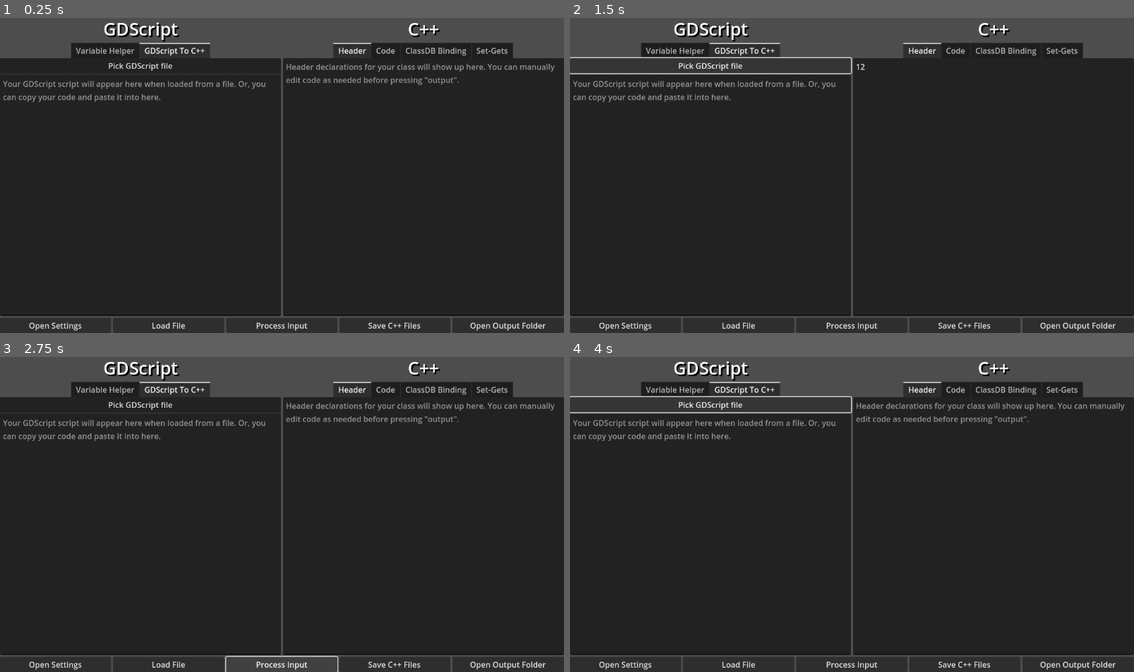
Above: before the commit, frames 1-4 (two rows, left to right).
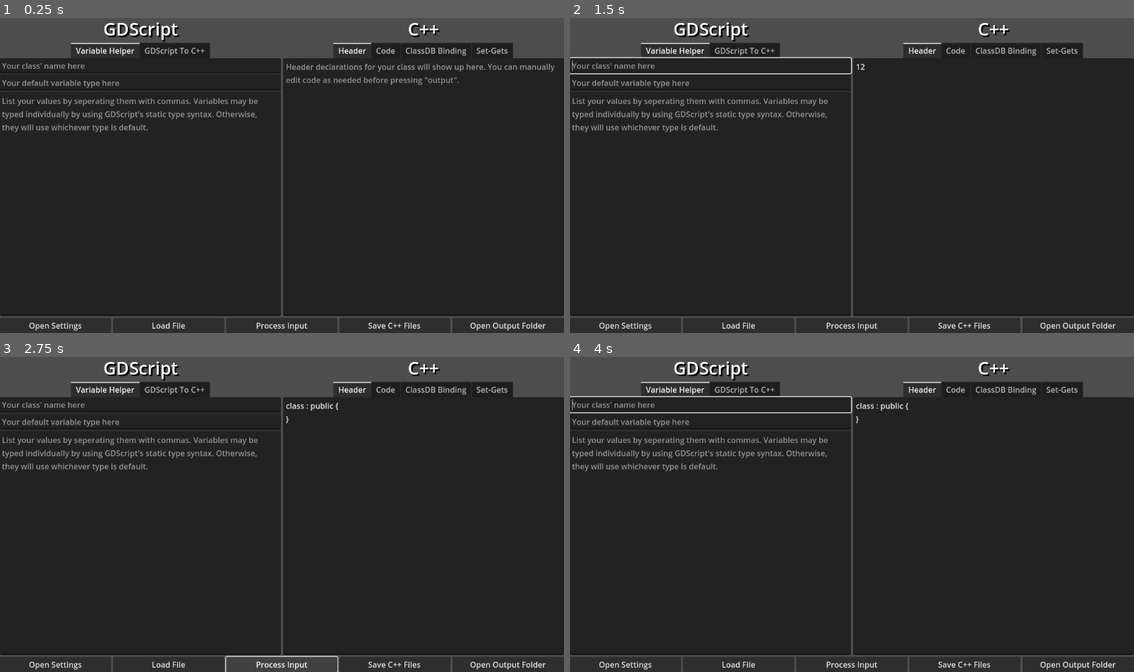
Above: after the commit, the same moments.

Repository: c08oprkiua/ModuleAssistant
Game: Godot game, scene res://scenes/gui.tscn
The game is run twice, just before and just after one commit, with the same random seed, the same clock (stepped at 60 frames per second) and the same inputs.
Inputs (mouse positions are in pixels of both pictures, inside the frame that each line leads up to):
- Up to frame 1 (0.25 s): no input
- Up to frame 2 (1.5 s): click (993, 188) at 0.52 s; type "12" at 0.6 s; click (711, 65) at 1.25 s, where only the run before the commit has a clickable "Pick GDScript file"
- Up to frame 3 (2.75 s): click "Process Input" at 2 s
- Up to frame 4 (4 s): click "Open Output Folder" at 2.75 s; click (711, 404) at 3.5 s, where only the run before the commit has a clickable "Pick GDScript file"

The runs differ from the first frame. In frame 1, 2.3% of the frame differs, in the area x 0-48%, y 7-37%; in frame 2, 2.4%; in frame 3, 3.0%; in frame 4, 3.1%, in the area x 0-99%, y 7-37%.

Commit message:
Switched a tab

Diff:
--- a/scenes/gui.tscn
+++ b/scenes/gui.tscn
@@ -40,10 +40,10 @@
 layout_mode = 2
 size_flags_vertical = 3
 tab_alignment = 1
-current_tab = 1
+current_tab = 0
+deselect_enabled = true
 
 [node name="Variable Helper" type="VBoxContainer" parent="VBoxContainer/Main/GDScriptColumn/TabContainer"]
-visible = false
 layout_mode = 2
 script = ExtResource("2_gl05c")
 metadata/_tab_index = 0
@@ -64,6 +64,7 @@
 wrap_mode = 1
 
 [node name="GDScript To C++" type="VBoxContainer" parent="VBoxContainer/Main/GDScriptColumn/TabContainer"]
+visible = false
 layout_mode = 2
 script = ExtResource("3_7u2ky")
 metadata/_tab_index = 1
